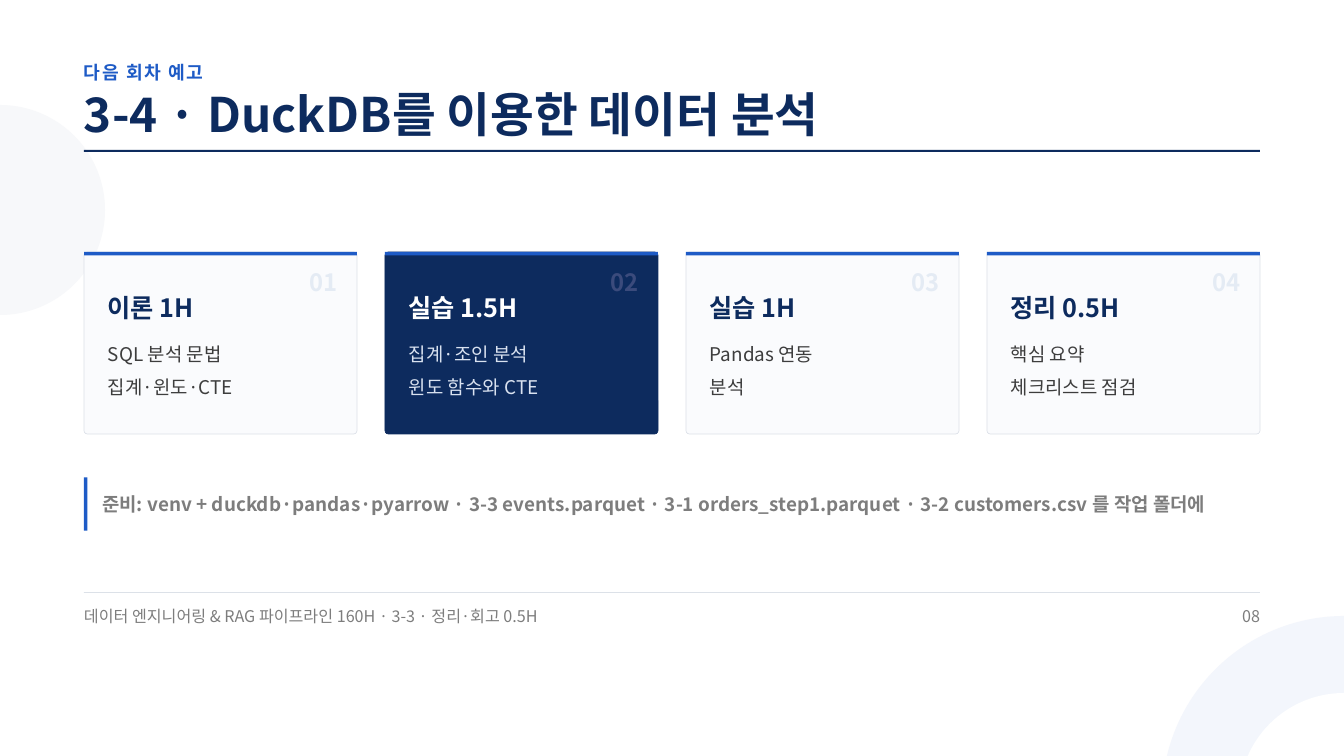
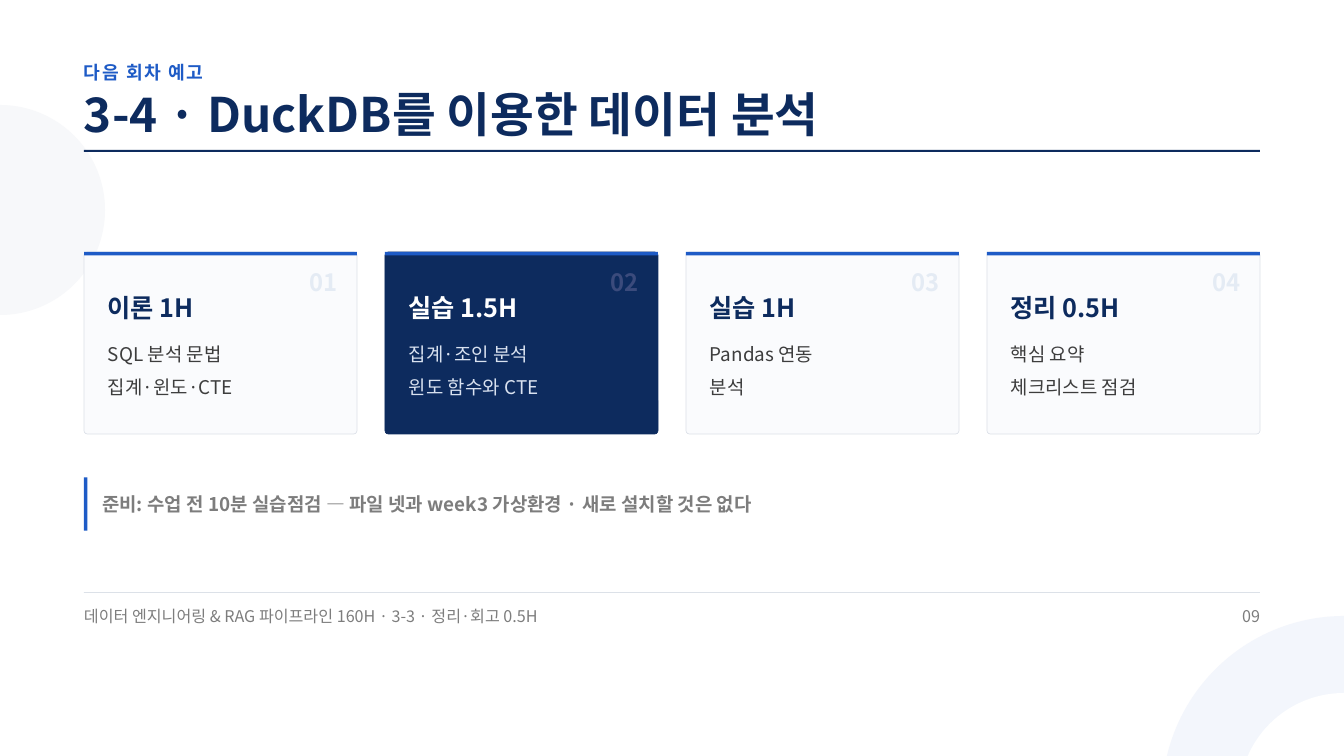
Before and after one commit to aebonlee/materials, a slide deck: slide 9 of data-eng/decks/w3d3s4.pptx (slide 8 before the commit). Drawn at 1344x756 pixels with LibreOffice and Linux fonts; fonts in the diff are those of the drawing. Boxes give left, top, right and bottom in pixels: in the first picture for what was removed or moved away, otherwise in the second. Text is boxed around its words. In the diff, an @@ line names an element or a change of style, - is before the commit and + after.

```diff
--- a/data-eng/decks/w3d3s4.pptx
+++ b/data-eng/decks/w3d3s4.pptx
@@ text at (102,495,752,513): text changed @@
-준비: venv + duckdb·pandas·pyarrow · 3-3 events.parquet · 3-1 orders_step1.parquet · 3-2 customers.csv 를 작업 폴더에
+준비: 수업 전 10분 실습점검 — 파일 넷과 week3 가상환경 · 새로 설치할 것은 없다
@@ text at (1242,610,1260,622): text changed @@
-08
+09
```
Also in this commit, not shown: 6 other slides changed, 1 slide added, 42 other files.
